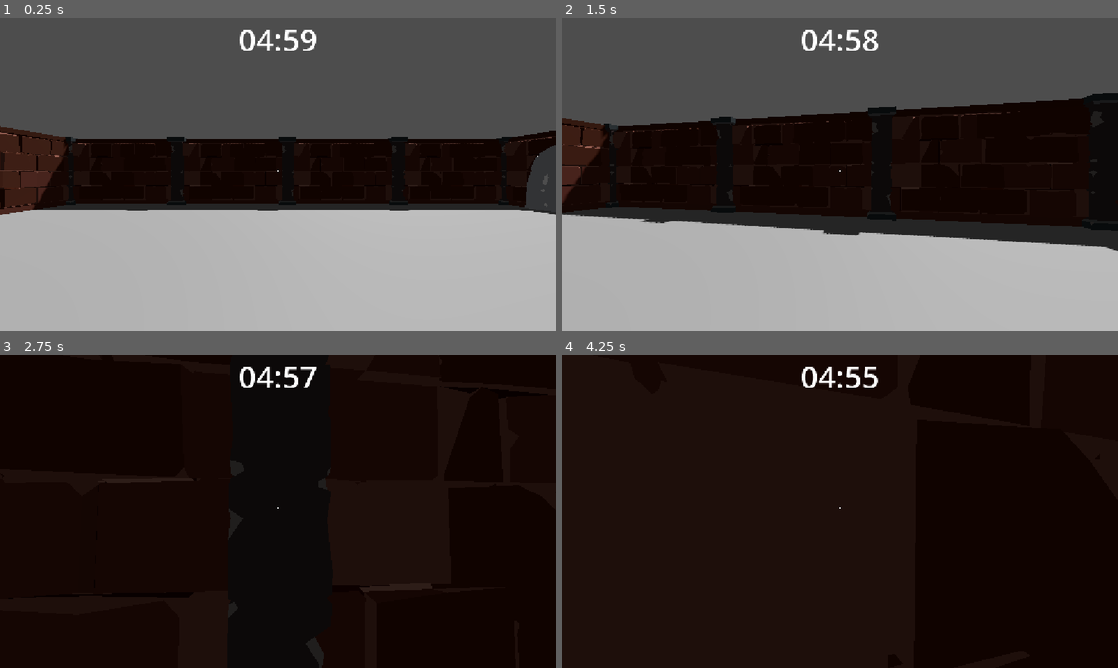
Above: before the commit, frames 1-4 (two rows, left to right).
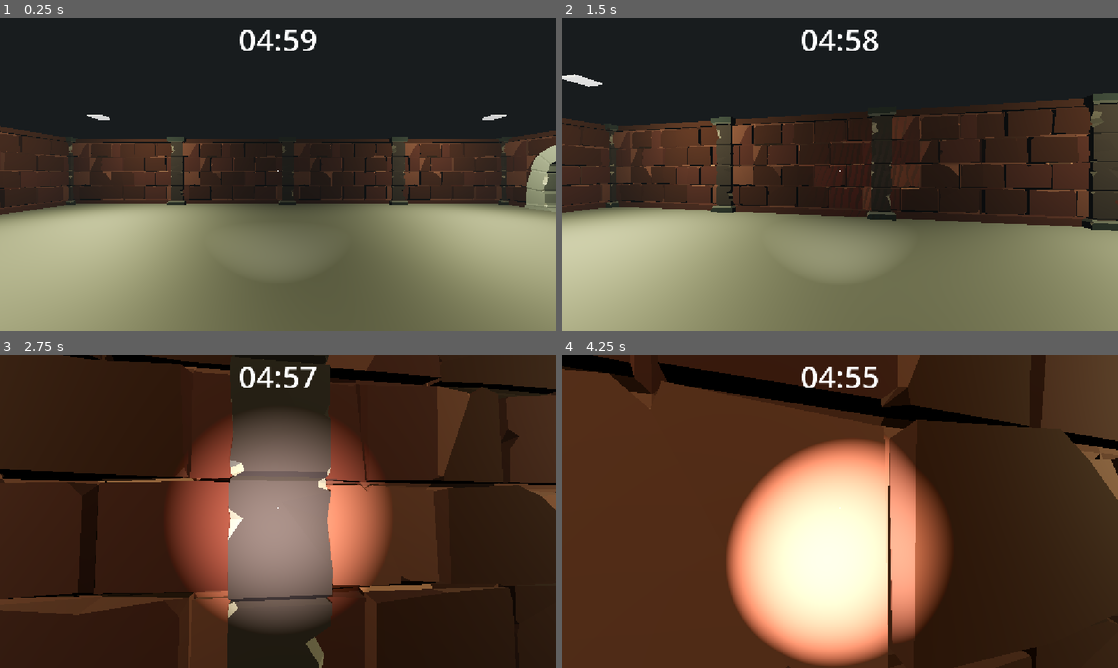
Above: after the commit, the same moments.

Repository: Aaryan-J/It-Cometh
Game: Godot game, scene res://Scenes/game.tscn
The game is run twice, just before and just after one commit, with the same random seed, the same clock (stepped at 60 frames per second) and the same inputs.
Inputs (mouse positions are in pixels of both pictures, inside the frame that each line leads up to):
- Up to frame 1 (0.25 s): no input
- Up to frame 2 (1.5 s): tap Enter at 0.5 s; move the mouse to (867, 174) at 0.52 s; hold W (forward) from 0.53 s (still down); tap E (interact) at 0.6, 1.35 s; move the mouse to (812, 174) at 1.27 s
- Up to frame 3 (2.75 s): keep holding W (forward); move the mouse to (289, 505) at 2.02 s; hold T from 2.03 s (still down); tap E (interact) at 2.3 s
- Up to frame 4 (4.25 s): keep holding W (forward); move the mouse to (834, 517) at 2.77 s; release T at 2.78 s; tap Alt at 2.85 s; tap E (interact) at 3.05, 3.8 s; tap Space at 3.5 s; move the mouse to (878, 514) at 3.52 s; tap Shift at 3.6 s

The runs differ from the first frame. In frame 1, 92% of the frame differs, in the area x 0-100%, y 0-100%; in frame 2, 90%; in frame 3, 88%; in frame 4, 98%.

Commit message:
added lighting and fog and other atsmopheric enhancements along with fuse box task

Diff:
--- a/Scenes/game.tscn
+++ b/Scenes/game.tscn
@@ -2,10 +2,18 @@
 
 [ext_resource type="PackedScene" uid="uid://bqjkwphhdeosm" path="res://Scenes/player.tscn" id="1_ebmjs"]
 [ext_resource type="MeshLibrary" uid="uid://b11kpy7461nle" path="res://Assets/bunker_tiles.tres" id="2_qxrlw"]
-[ext_resource type="Script" uid="uid://cjqljiwo1qkeu" path="res://Scripts/interactable.gd" id="3_wrm1d"]
+[ext_resource type="Script" uid="uid://cjqljiwo1qkeu" path="res://Scripts/Tasks/interactable.gd" id="3_wrm1d"]
 [ext_resource type="Script" uid="uid://ddfltpoxtxvcb" path="res://Scripts/gameManager.gd" id="4_3dryh"]
+[ext_resource type="PackedScene" uid="uid://ridid6g21w51" path="res://Scenes/lightFixture.tscn" id="5_wowpa"]
 
 [sub_resource type="Environment" id="Environment_g0mrk"]
+ambient_light_source = 1
+tonemap_mode = 3
+sdfgi_enabled = true
+sdfgi_use_occlusion = true
+fog_enabled = true
+fog_light_color = Color(0.14274892, 0.15815115, 0.16331336, 1)
+fog_density = 0.05
 
 [sub_resource type="BoxMesh" id="BoxMesh_g35c3"]
 
@@ -28,37 +36,14 @@
 [node name="WorldEnvironment" type="WorldEnvironment" parent="." unique_id=1166078804]
 environment = SubResource("Environment_g0mrk")
 
-[node name="DirectionalLight3D" type="DirectionalLight3D" parent="." unique_id=223874491]
-transform = Transform3D(-0.8660254, -0.43301278, 0.25, 0, 0.49999997, 0.86602545, -0.50000006, 0.75, -0.43301266, 0, 38.2, 0)
+[node name="OmniLight3D" type="OmniLight3D" parent="WorldEnvironment" unique_id=471072797]
+transform = Transform3D(1, 0, 0, 0, 1, 0, 0, 0, 1, 10.1, 4.3, -17.300001)
+light_color = Color(1, 0, 0, 1)
+light_energy = 2.221
 shadow_enabled = true
 
 [node name="Player" parent="." unique_id=450789918 instance=ExtResource("1_ebmjs")]
 transform = Transform3D(1.5, 0, 0, 0, 1.5, 0, 0, 0, 1.5, 14.125135, 2.5, -26.132935)
-
-[node name="floor" type="StaticBody3D" parent="." unique_id=1508359047]
-transform = Transform3D(4, 0, 0, 0, 1, 0, 0, 0, 3.3, -10.1, 0, -8.400001)
-
-[node name="MeshInstance3D" type="MeshInstance3D" parent="floor" unique_id=952760164]
-transform = Transform3D(41.885284, 0, 0, 0, 1, 0, 0, 0, 39.468002, 2.8, 0, -0.1)
-gi_mode = 2
-mesh = SubResource("BoxMesh_g35c3")
-
-[node name="CollisionShape3D" type="CollisionShape3D" parent="floor" unique_id=2035137811]
-transform = Transform3D(41.885284, 0, 0, 0, 1, 0, 0, 0, 39.468002, 2.8, 0, -0.1)
-shape = SubResource("BoxShape3D_yrk3d")
-
-[node name="roof" type="StaticBody3D" parent="." unique_id=1020199753]
-transform = Transform3D(4, 0, 0, 0, 1, 0, 0, 0, 3.3, -10.1, 7.499999, -8.400001)
-visible = false
-
-[node name="MeshInstance3D" type="MeshInstance3D" parent="roof" unique_id=293309939]
-transform = Transform3D(41.885284, 0, 0, 0, 1, 0, 0, 0, 39.468002, 2.8, 0, -0.1)
-gi_mode = 2
-mesh = SubResource("BoxMesh_g35c3")
-
-[node name="CollisionShape3D" type="CollisionShape3D" parent="roof" unique_id=875131214]
-transform = Transform3D(41.885284, 0, 0, 0, 1, 0, 0, 0, 39.468002, 2.8, 0, -0.1)
-shape = SubResource("BoxShape3D_yrk3d")
 
 [node name="Walls" type="Node" parent="." unique_id=1531163341]
 
@@ -95,16 +80,78 @@
 "cells": PackedInt32Array(4, 65532, 393231, 4, 65531, 393231, 65533, 0, 1376271, 65533, 1, 786445, 65534, 0, 393231, 65534, 1, 1114127)
 }
 
-[node name="Radio" type="StaticBody3D" parent="." unique_id=1603018373 groups=["bunkerTasks"]]
+[node name="floor" type="StaticBody3D" parent="Walls" unique_id=1508359047]
+transform = Transform3D(4, 0, 0, 0, 1, 0, 0, 0, 3.3, -10.1, 0, -8.400001)
+
+[node name="MeshInstance3D" type="MeshInstance3D" parent="Walls/floor" unique_id=952760164]
+transform = Transform3D(41.885284, 0, 0, 0, 1, 0, 0, 0, 39.468002, 2.8, 0, -0.1)
+gi_mode = 2
+mesh = SubResource("BoxMesh_g35c3")
+
+[node name="CollisionShape3D" type="CollisionShape3D" parent="Walls/floor" unique_id=2035137811]
+transform = Transform3D(41.885284, 0, 0, 0, 1, 0, 0, 0, 39.468002, 2.8, 0, -0.1)
+shape = SubResource("BoxShape3D_yrk3d")
+
+[node name="roof" type="StaticBody3D" parent="Walls" unique_id=1020199753]
+transform = Transform3D(4, 0, 0, 0, 1, 0, 0, 0, 3.3, -10.1, 7.499999, -8.400001)
+visible = false
+
+[node name="MeshInstance3D" type="MeshInstance3D" parent="Walls/roof" unique_id=293309939]
+transform = Transform3D(41.885284, 0, 0, 0, 1, 0, 0, 0, 39.468002, 2.8, 0, -0.1)
+gi_mode = 2
+mesh = SubResource("BoxMesh_g35c3")
+
+[node name="CollisionShape3D" type="CollisionShape3D" parent="Walls/roof" unique_id=875131214]
+transform = Transform3D(41.885284, 0, 0, 0, 1, 0, 0, 0, 39.468002, 2.8, 0, -0.1)
+shape = SubResource("BoxShape3D_yrk3d")
+
+[node name="Tasks" type="Node" parent="." unique_id=1332467874]
+
+[node name="Radio" type="StaticBody3D" parent="Tasks" unique_id=1603018373 groups=["bunkerTasks"]]
 transform = Transform3D(1, 0, 0, 0, 1, 0, 0, 0, 1, 8.6, 1.2, 0.049999923)
 script = ExtResource("3_wrm1d")
 taskName = "Radio"
 
-[node name="CollisionShape3D" type="CollisionShape3D" parent="Radio" unique_id=1339703764]
+[node name="CollisionShape3D" type="CollisionShape3D" parent="Tasks/Radio" unique_id=1339703764]
 transform = Transform3D(1, 0, 0, 0, 1, 0, 0, 0, 1, 0.8500001, 0, 0.3)
 shape = SubResource("BoxShape3D_sbo6d")
 
-[node name="MeshInstance3D" type="MeshInstance3D" parent="Radio/CollisionShape3D" unique_id=1971215273]
+[node name="MeshInstance3D" type="MeshInstance3D" parent="Tasks/Radio/CollisionShape3D" unique_id=1971215273]
 transform = Transform3D(1, 0, 0, 0, 1, 0, 0, 0, 1, 1.1920929e-07, 0, 2.9802322e-08)
 mesh = SubResource("BoxMesh_0mr6a")
 surface_material_override/0 = SubResource("StandardMaterial3D_yrk3d")
+
+[node name="FuseBox" type="StaticBody3D" parent="Tasks" unique_id=1893368226 groups=["bunkerTasks"]]
+transform = Transform3D(1, 0, 0, 0, 1, 0, 0, 0, 1, 14.900001, 2.5, -16.35)
+script = ExtResource("3_wrm1d")
+taskName = "FuseBox"
+
+[node name="CollisionShape3D" type="CollisionShape3D" parent="Tasks/FuseBox" unique_id=272296823]
+transform = Transform3D(0.19999999, 0, 0, 0, 1, 0, 0, 0, 1, 0.8500004, 0, 0.29999924)
+shape = SubResource("BoxShape3D_sbo6d")
+
+[node name="MeshInstance3D" type="MeshInstance3D" parent="Tasks/FuseBox/CollisionShape3D" unique_id=1561369089]
+transform = Transform3D(1, 0, 0, 0, 1, 0, 0, 0, 1, 1.1920929e-07, 0, 2.9802322e-08)
+mesh = SubResource("BoxMesh_0mr6a")
+surface_material_override/0 = SubResource("StandardMaterial3D_yrk3d")
+
+[node name="hall1" parent="." unique_id=1541861344 instance=ExtResource("5_wowpa")]
+transform = Transform3D(1, 0, 0, 0, 1, 0, 0, 0, 1, 28.3, 7, -22.6)
+
+[node name="hall2" parent="." unique_id=849337952 instance=ExtResource("5_wowpa")]
+transform = Transform3D(1, 0, 0, 0, 1, 0, 0, 0, 1, 2.3999996, 7, -22.6)
+
+[node name="hall3" parent="." unique_id=658779590 instance=ExtResource("5_wowpa")]
+transform = Transform3D(1, 0, 0, 0, 1, 0, 0, 0, 1, 28.300003, 7, -39.5)
+
+[node name="hall4" parent="." unique_id=731489318 instance=ExtResource("5_wowpa")]
+transform = Transform3D(1, 0, 0, 0, 1, 0, 0, 0, 1, 2.4, 7, -39.5)
+
+[node name="hall5" parent="." unique_id=1087845124 instance=ExtResource("5_wowpa")]
+transform = Transform3D(1, 0, 0, 0, 1, 0, 0, 0, 1, 9.9, 7, 2)
+
+[node name="hall6" parent="." unique_id=642860290 instance=ExtResource("5_wowpa")]
+transform = Transform3D(1, 0, 0, 0, 1, 0, 0, 0, 1, -15.300001, 7, 25.1)
+
+[node name="hall7" parent="." unique_id=764506642 instance=ExtResource("5_wowpa")]
+transform = Transform3D(1, 0, 0, 0, 1, 0, 0, 0, 1, 49.4, 7, -39.9)
--- /dev/null
+++ b/Scenes/lightFixture.tscn
@@ -0,0 +1,24 @@
+[gd_scene format=3 uid="uid://ridid6g21w51"]
+
+[ext_resource type="Script" uid="uid://d0efrev2rtpo4" path="res://Scripts/lightFixture.gd" id="1_qfbvh"]
+
+[sub_resource type="BoxMesh" id="BoxMesh_0mr6a"]
+
+[sub_resource type="StandardMaterial3D" id="StandardMaterial3D_yrk3d"]
+emission_enabled = true
+emission = Color(1, 1, 1, 1)
+
+[node name="LightFixture" type="Node3D" unique_id=1541861344 groups=["bunkerLightsGroup"]]
+script = ExtResource("1_qfbvh")
+
+[node name="Light" type="OmniLight3D" parent="." unique_id=2020370476]
+transform = Transform3D(1, 0, 0, 0, -4.371139e-08, 1, 0, -1, -4.371139e-08, 0, 0, 0)
+light_color = Color(0.99616665, 1, 0.77, 1)
+light_energy = 15.0
+light_bake_mode = 1
+omni_range = 20.0
+
+[node name="MeshInstance3D" type="MeshInstance3D" parent="." unique_id=115740210]
+transform = Transform3D(0.8, 0, 0, 0, 0.1, 0, 0, 0, 0.8, 0, 0, 0)
+mesh = SubResource("BoxMesh_0mr6a")
+surface_material_override/0 = SubResource("StandardMaterial3D_yrk3d")
--- a/Scenes/player.tscn
+++ b/Scenes/player.tscn
@@ -1,10 +1,10 @@
 [gd_scene format=3 uid="uid://bqjkwphhdeosm"]
 
-[ext_resource type="Script" uid="uid://dwbgo85887avq" path="res://Scripts/player.gd" id="1_v0iea"]
-[ext_resource type="Script" uid="uid://vxrflrn5buem" path="res://Scripts/camera.gd" id="2_cvnsp"]
-[ext_resource type="Script" uid="uid://chma36bn74x18" path="res://Scripts/timerLabel.gd" id="3_6t5aa"]
-[ext_resource type="Script" uid="uid://drvcrdrmh0q2d" path="res://Scripts/taskAlert.gd" id="4_vgqql"]
-[ext_resource type="Script" uid="uid://b3iryrruimdjt" path="res://Scripts/minigameWindow.gd" id="5_fkybt"]
+[ext_resource type="Script" uid="uid://dwbgo85887avq" path="res://Scripts/Player/player.gd" id="1_v0iea"]
+[ext_resource type="Script" uid="uid://vxrflrn5buem" path="res://Scripts/Player/camera.gd" id="2_cvnsp"]
+[ext_resource type="Script" uid="uid://chma36bn74x18" path="res://Scripts/Player/HUD/timerLabel.gd" id="3_6t5aa"]
+[ext_resource type="Script" uid="uid://drvcrdrmh0q2d" path="res://Scripts/Player/HUD/taskAlert.gd" id="4_vgqql"]
+[ext_resource type="Script" uid="uid://b3iryrruimdjt" path="res://Scripts/Tasks/minigameWindow.gd" id="5_fkybt"]
 
 [sub_resource type="CapsuleShape3D" id="CapsuleShape3D_sbo6d"]
 
@@ -23,6 +23,13 @@
 
 [node name="interactionRay" type="RayCast3D" parent="head/Camera3D" unique_id=1978045571]
 target_position = Vector3(0, 0, -5)
+
+[node name="Flashlight" type="SpotLight3D" parent="head/Camera3D" unique_id=1809673017]
+transform = Transform3D(1, 0, 0, 0, 0.99845177, -0.055623263, 0, 0.055623263, 0.99845177, 0, -0.24761403, -0.020839214)
+light_energy = 6.13
+shadow_enabled = true
+spot_range = 15.0
+spot_angle = 30.0
 
 [node name="HUD" type="CanvasLayer" parent="." unique_id=664364098]
 
--- a/Scripts/gameManager.gd
+++ b/Scripts/gameManager.gd
@@ -12,7 +12,7 @@
 var activeBrokenTasks: Array[Interactable] = []
 
 # timer var
-var taskSpawnCooldown: float = 25.0
+var taskSpawnCooldown: float = 15.0
 var taskSpawnTimer: float = 0.0
 
 var allBunkerTasks: Array[Node] = []
@@ -57,13 +57,19 @@
 		var chosenTask = workingTasks.pick_random()
 		chosenTask.breakTask()
 		activeBrokenTasks.append(chosenTask)
+
+		if chosenTask.taskName == "FuseBox":
+			get_tree().call_group("bunkerLightsGroup", "setLightPower", false)
 		# tts "Warning: Component Failure Detected"
 
 func _on_taskRepaired(task: Interactable) -> void:
 	activeBrokenTasks.erase(task)
 	totalTasksCompleted += 1
 
-	currentMaxCap = max(currentMaxCap - 10.0, 15.0) # Floor at 15s so it never goes negative
+	if task.taskName == "FuseBox":
+		get_tree().call_group("bunkerLightsGroup", "setLightPower", true)
+
+	currentMaxCap = max(currentMaxCap - 10.0, 15.0) # doesnt go less than 15 sec
 
 	timeLeft = currentMaxCap
 
@@ -71,9 +77,9 @@
 
 func adjustDifficultyScaling() -> void:
 	if currentMaxCap > 200:
-		taskSpawnCooldown = 25.0
+		taskSpawnCooldown = 15.0
 	elif currentMaxCap > 100:
-		taskSpawnCooldown = 12.0
+		taskSpawnCooldown = 10.0
 	else:
 		taskSpawnCooldown = 5.0
 
--- /dev/null
+++ b/Scripts/lightFixture.gd
@@ -0,0 +1,15 @@
+extends Node3D
+
+@onready var lightSource: OmniLight3D = $Light
+@onready var meshInstance: MeshInstance3D = $MeshInstance3D
+
+func _ready() -> void:
+	add_to_group("bunkerLightsGroup")
+
+func setLightPower(state: bool) -> void:
+	if lightSource:
+		lightSource.visible = state
+
+		var material = meshInstance.get_surface_override_material(0)
+		if material:
+			material.emission_enabled = state
--- a/project.godot
+++ b/project.godot
@@ -32,6 +32,7 @@
 
 bunkerTasks=""
 gameManagerGroup=""
+bunkerLightsGroup=""
 
 [input]
 
Renamed: Scripts/taskAlert.gd -> Scripts/Player/HUD/taskAlert.gd
Renamed: Scripts/taskAlert.gd.uid -> Scripts/Player/HUD/taskAlert.gd.uid
Renamed: Scripts/timerLabel.gd -> Scripts/Player/HUD/timerLabel.gd
Renamed: Scripts/timerLabel.gd.uid -> Scripts/Player/HUD/timerLabel.gd.uid
Renamed: Scripts/camera.gd -> Scripts/Player/camera.gd
Renamed: Scripts/camera.gd.uid -> Scripts/Player/camera.gd.uid
Renamed: Scripts/player.gd -> Scripts/Player/player.gd
Renamed: Scripts/player.gd.uid -> Scripts/Player/player.gd.uid
Renamed: Scripts/interactable.gd -> Scripts/Tasks/interactable.gd
Renamed: Scripts/interactable.gd.uid -> Scripts/Tasks/interactable.gd.uid
Renamed: Scripts/minigameWindow.gd -> Scripts/Tasks/minigameWindow.gd
Renamed: Scripts/minigameWindow.gd.uid -> Scripts/Tasks/minigameWindow.gd.uid
(and 1 more such lines)
